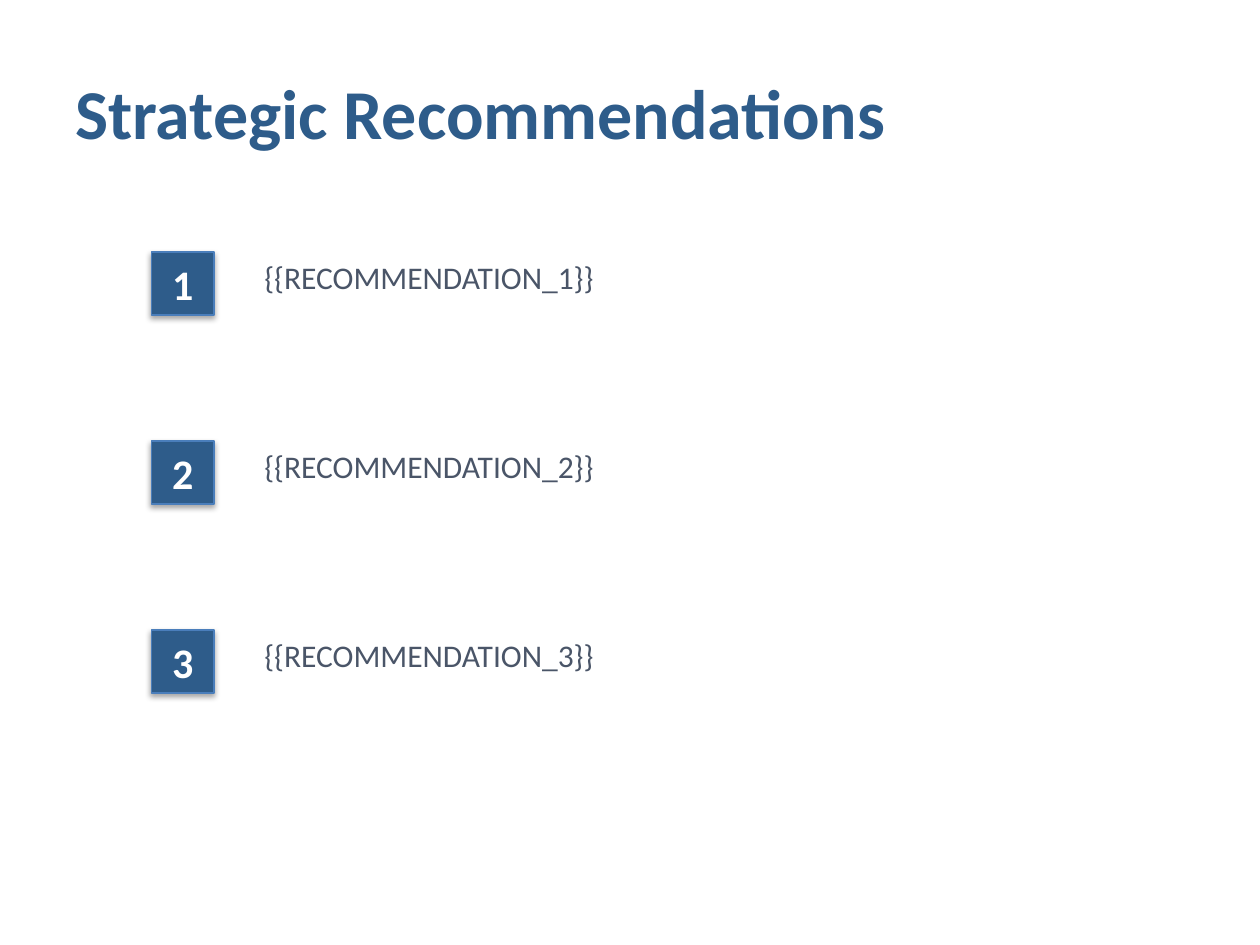
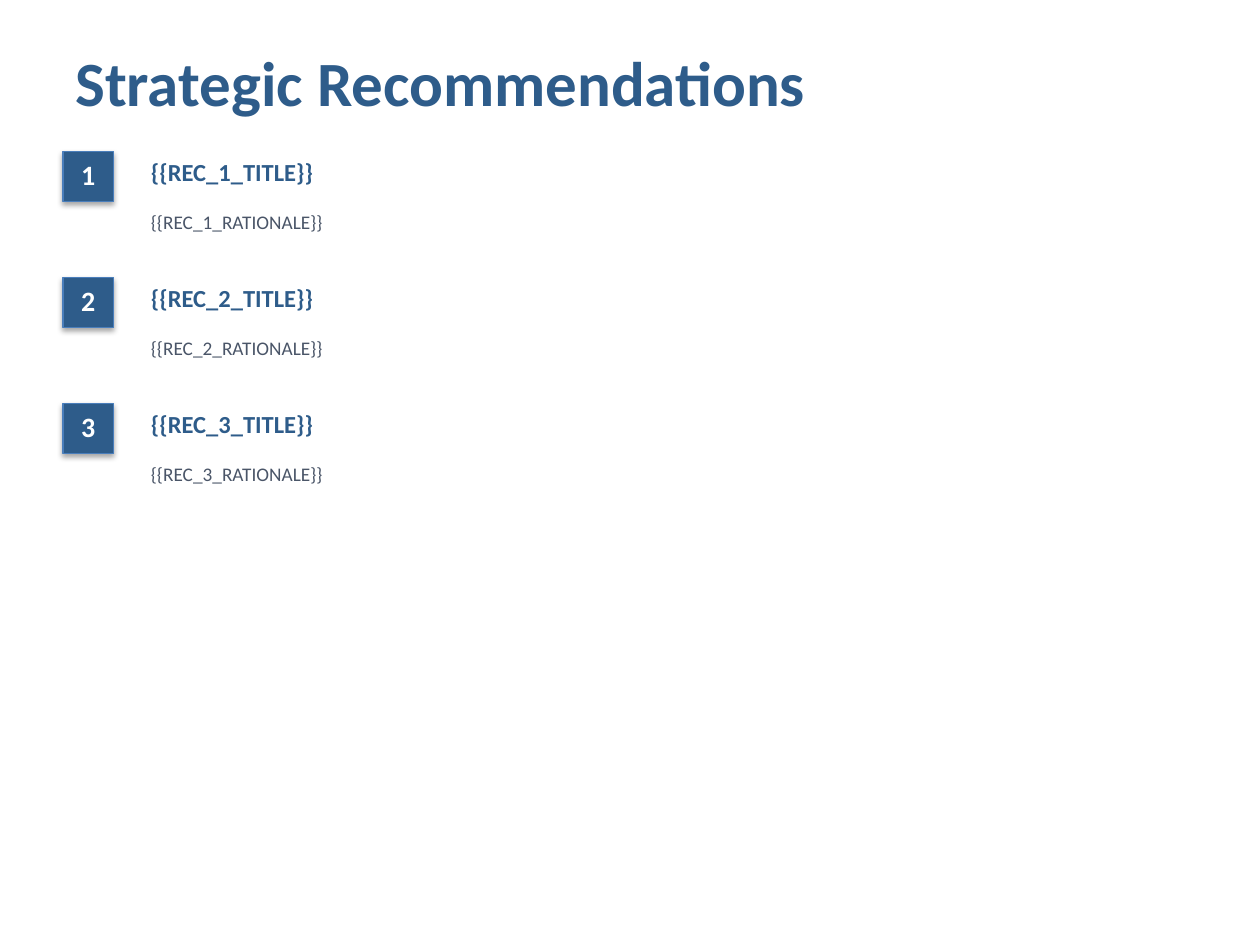
Before and after one commit to EcoFireGit/halopsa_QbrImpactSlides_v0, a slide deck: slide 7 of Master_QBR_Template.pptx. Drawn at 1260x945 pixels with LibreOffice and Linux fonts; fonts in the diff are those of the drawing. Boxes give left, top, right and bottom in pixels: in the first picture for what was removed or moved away, otherwise in the second. Text is boxed around its words. In the diff, an @@ line names an element or a change of style, - is before the commit and + after.

Commit message:
Squash merge add-llm-recommendations into main

```diff
--- a/Master_QBR_Template.pptx
+++ b/Master_QBR_Template.pptx
@@ text "Strategic Recommendations": place and size @@
-text "Strategic Recommendations" at [75, 90, 886, 151]
+text "Strategic Recommendations" at [75, 61, 805, 117]
@@ text "Strategic Recommendations" at [75, 61, 805, 117]: size 40 to 36 pt @@
@@ text "1": place and size @@
-text "1" at [172, 272, 193, 300]
+text "1" at [81, 167, 95, 185]
@@ text "1" at [81, 167, 95, 185]: size 24 to 16 pt @@
@@ rectangle: place and size @@
-rectangle at [151, 252, 214, 315]
+rectangle at [63, 151, 113, 202]
@@ text at [151, 163, 313, 185]: text changed; size 18 to 14 pt; text colour #4A5568 to #2E5C8A; bold on @@
-{{RECOMMENDATION_1}}
+{{REC_1_TITLE}}
@@ text added at [151, 215, 322, 232], 11 pt, text #4A5568 @@
+{{REC_1_RATIONALE}}
@@ rectangle added at [63, 277, 113, 328], fill #2E5C8A, outline #4B7EBC 0.75 pt @@
@@ text at [81, 292, 95, 311]: text changed; size 18 to 16 pt; text colour #4A5568 to #FFFFFF; bold on @@
-{{RECOMMENDATION_2}}
+2
@@ text added at [151, 289, 313, 311], 14 pt, text #2E5C8A, bold @@
+{{REC_2_TITLE}}
@@ text added at [151, 341, 322, 358], 11 pt, text #4A5568 @@
+{{REC_2_RATIONALE}}
@@ text "3" at [81, 418, 95, 437]: size 24 to 16 pt @@
@@ text "3": place and size @@
-text "3" at [172, 650, 193, 679]
+text "3" at [81, 418, 95, 437]
@@ rectangle: place and size @@
-rectangle at [151, 441, 214, 504]
+rectangle at [63, 403, 113, 454]
@@ text added at [151, 415, 313, 437], 14 pt, text #2E5C8A, bold @@
+{{REC_3_TITLE}}
@@ text added at [151, 467, 322, 484], 11 pt, text #4A5568 @@
+{{REC_3_RATIONALE}}
@@ text removed at [172, 461, 193, 489] @@
-2
@@ rectangle removed at [151, 630, 214, 693] @@
@@ text removed at [264, 644, 593, 672] @@
-{{RECOMMENDATION_3}}
```
Also in this commit, not shown: 5 other files.
